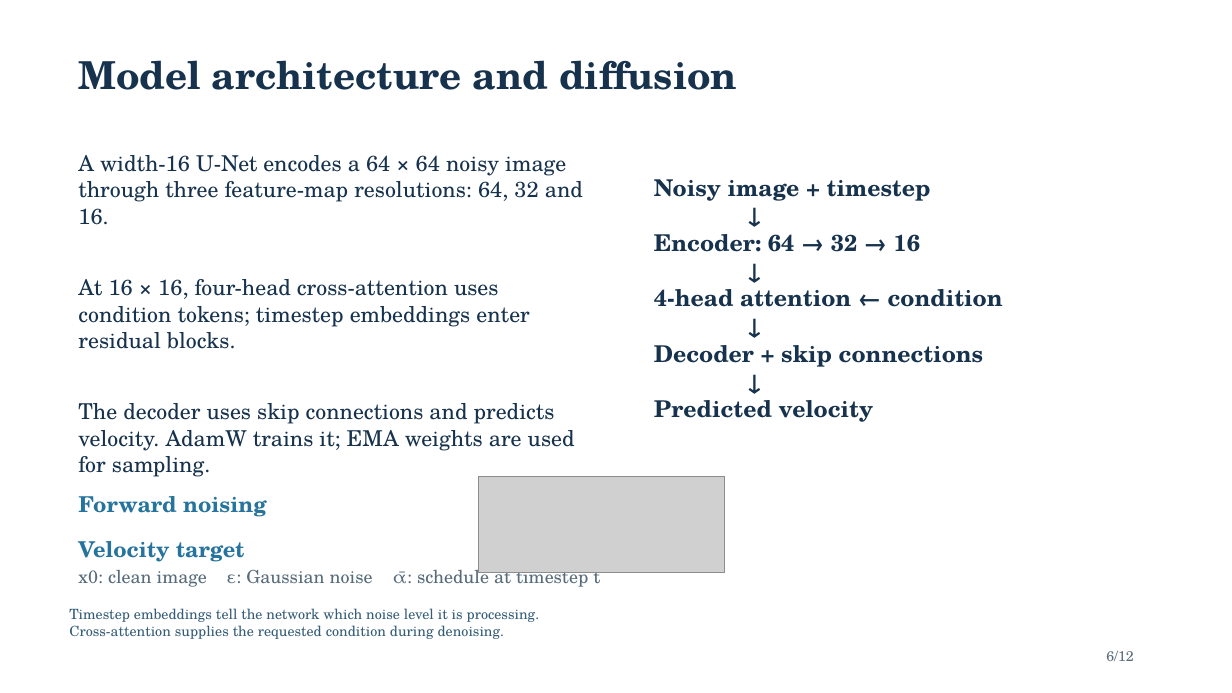
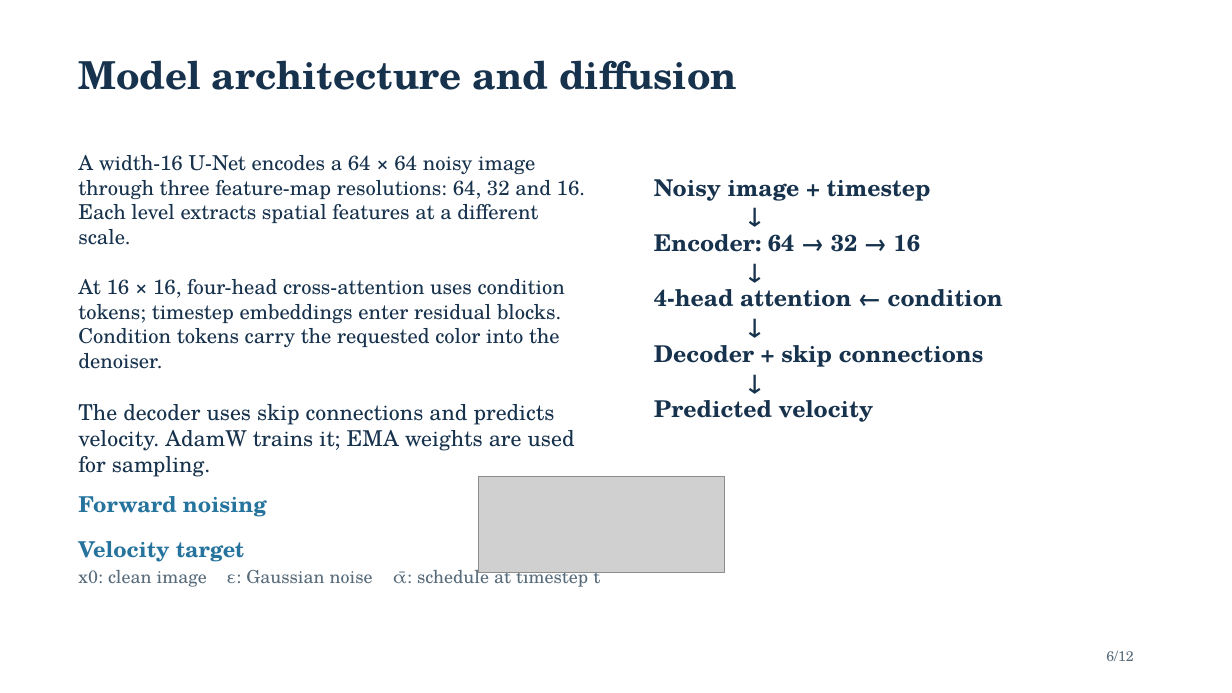
Before and after one commit to Space-Dev0/muadib, a slide deck: slide 6 of presentation/powerpoint/submission-final.pptx. Drawn at 1232x693 pixels with LibreOffice and Linux fonts; fonts in the diff are those of the drawing; grey boxes stand for pictures. Boxes give left, top, right and bottom in pixels: in the first picture for what was removed or moved away, otherwise in the second. Text is boxed around its words. In the diff, an @@ line names an element or a change of style, - is before the commit and + after.

```diff
--- a/presentation/powerpoint/submission-final.pptx
+++ b/presentation/powerpoint/submission-final.pptx
@@ text at [78, 155, 585, 245]: text changed; size 17 to 16 pt @@
-A width-16 U-Net encodes a 64 × 64 noisy image through three feature-map resolutions: 64, 32 and 16.
+A width-16 U-Net encodes a 64 × 64 noisy image through three feature-map resolutions: 64, 32 and 16. Each level extracts spatial features at a different scale.
@@ text at [78, 279, 565, 369]: text changed; size 17 to 16 pt @@
-At 16 × 16, four-head cross-attention uses condition tokens; timestep embeddings enter residual blocks.
+At 16 × 16, four-head cross-attention uses condition tokens; timestep embeddings enter residual blocks. Condition tokens carry the requested color into the denoiser.
@@ text removed at [69, 608, 540, 639] @@
-Timestep embeddings tell the network which noise level it is processing.
-Cross-attention supplies the requested condition during denoising.
```
Also in this commit, not shown: 11 other slides changed, 2 other files.
